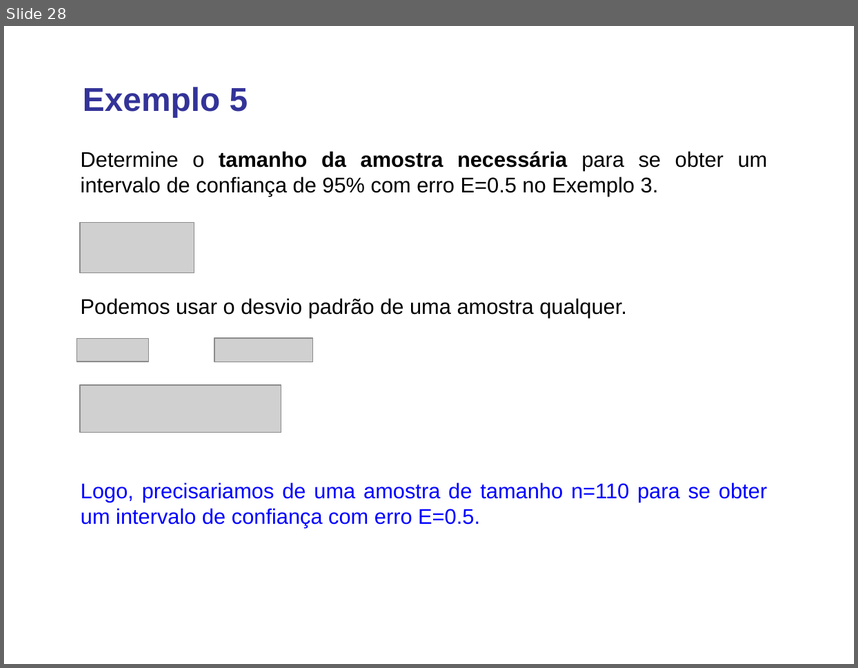
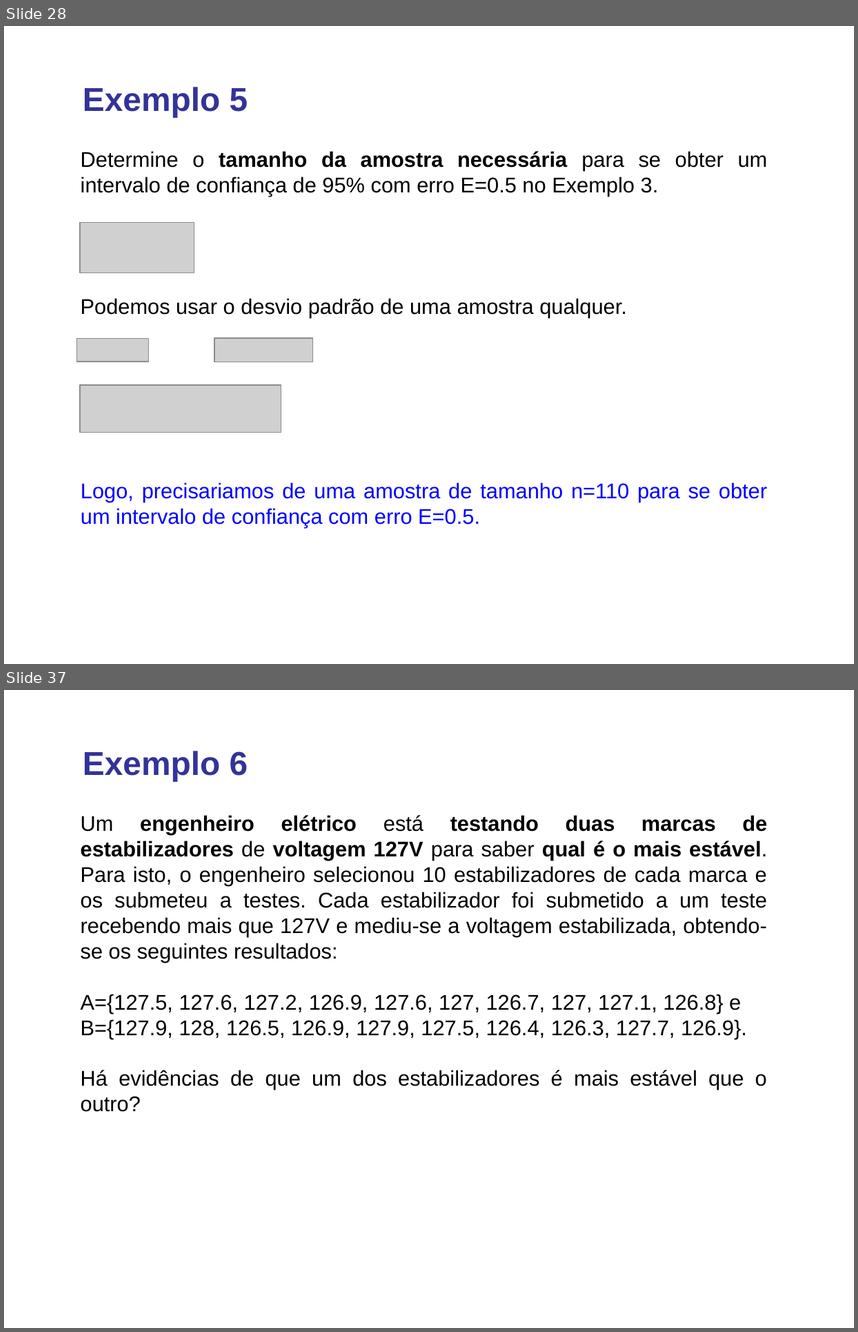
Before and after one commit to lansaviniec/estatistica, a slide deck: 7 estimativas e tamanhos amostrais.ppt. Shown one above the other, each under a label of ours: slide 28 before the commit, slides 28 and 37 after it; the slides between them are not shown. The pictures are 858x668 and 858x1332 pixels, drawn with LibreOffice and Linux fonts; fonts in the diff are those of the drawing; grey boxes stand for pictures. Boxes give left, top, right and bottom in pixels: in the first picture for what was removed or moved away, otherwise in the second. Text is boxed around its words. In the diff, an @@ line names an element or a change of style, - is before the commit and + after.

```diff
--- a/7 estimativas e tamanhos amostrais.ppt
+++ b/7 estimativas e tamanhos amostrais.ppt
@@ slide 37 added at [4,690,854,1328], background #FFFFFF @@
@@ text added at [83,751,248,781], 28 pt, text #333399, bold @@
+Exemplo 6
@@ text added at [81,815,767,1112], 18 pt, text #000000 @@
+Um engenheiro elétrico está testando duas marcas de estabilizadores de voltagem 127V para saber qual é o mais estável. Para isto, o engenheiro selecionou 10 estabilizadores de cada marca e os submeteu a testes. Cada estabilizador foi submetido a um teste recebendo mais que 127V e mediu-se a voltagem estabilizada, obtendo-se os seguintes resultados:
+A={127.5, 127.6, 127.2, 126.9, 127.6, 127, 126.7, 127, 127.1, 126.8} e
+B={127.9, 128, 126.5, 126.9, 127.9, 127.5, 126.4, 126.3, 127.7, 126.9}.
+Há evidências de que um dos estabilizadores é mais estável que o outro?
```
Also in this commit, not shown: 9 other slides added.
